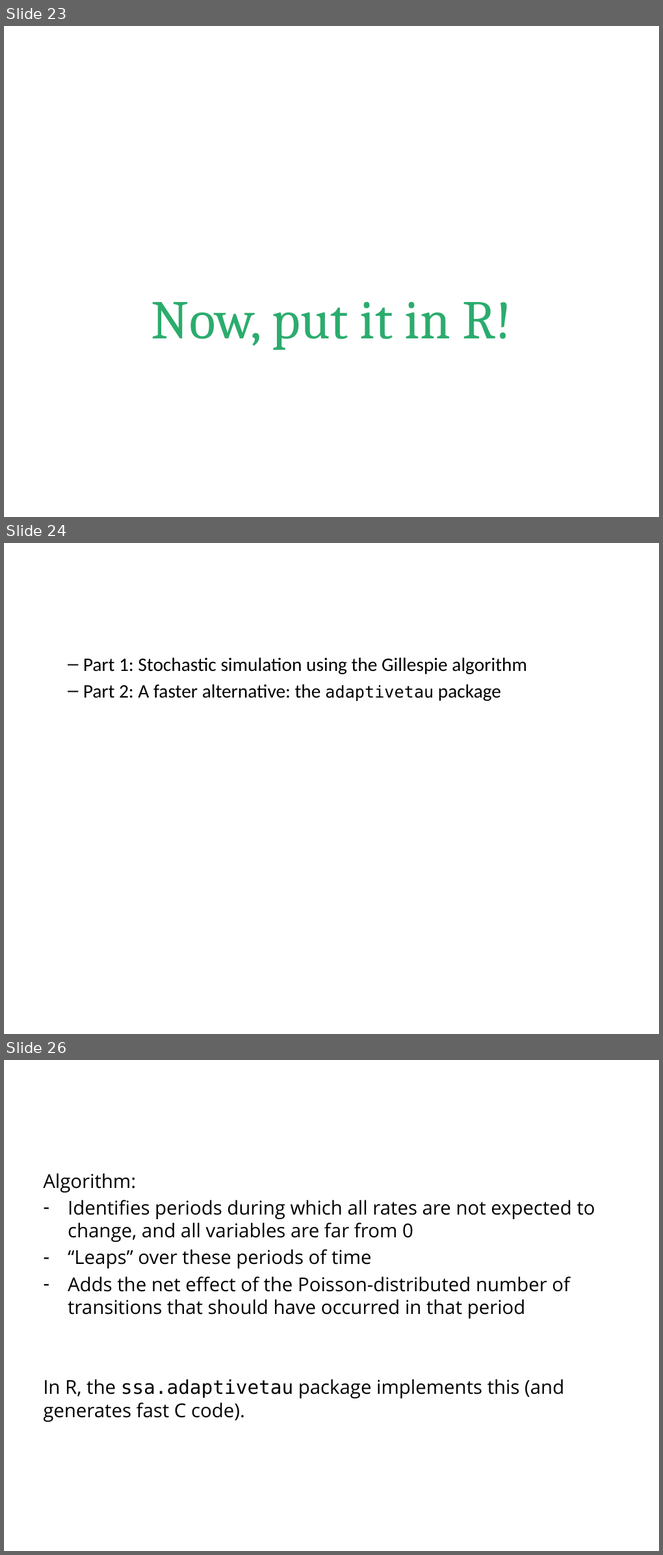
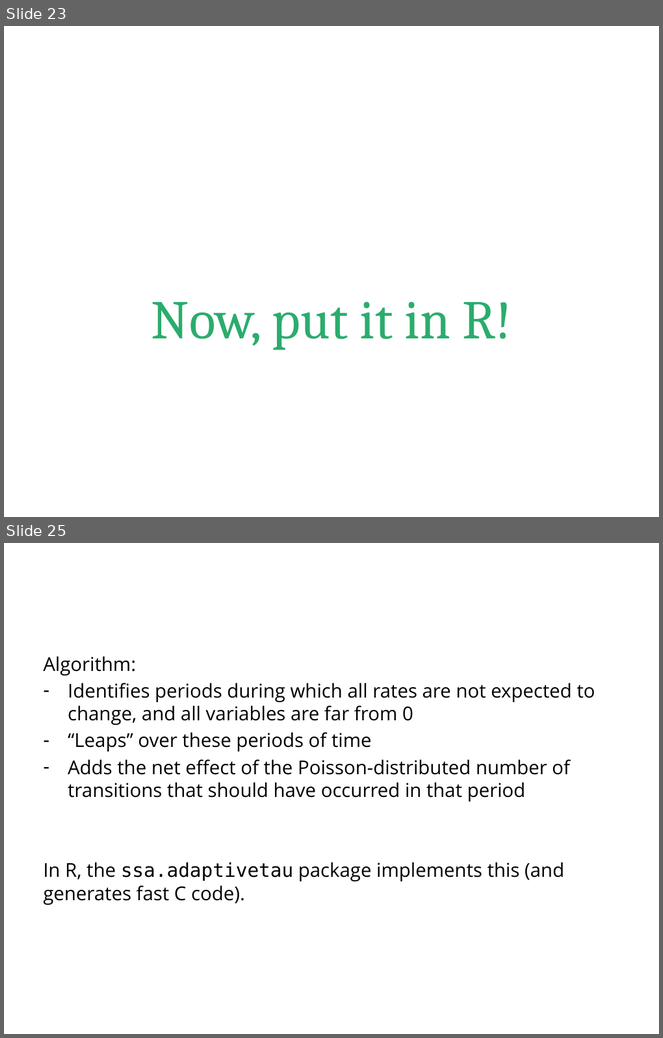
Before and after one commit to cmmid/mtm, a slide deck: slides/Lecture_10_StochasticContinuous.pptx. Shown one above the other, each under a label of ours: slides 23, 24 and 26 before the commit, slides 23 and 25 after it; the slides between them are not shown. The pictures are 663x1555 and 663x1038 pixels, drawn with LibreOffice and Linux fonts; fonts in the diff are those of the drawing; background and template pictures are left out. Boxes give left, top, right and bottom in pixels: in the first picture for what was removed or moved away, otherwise in the second. Text is boxed around its words. In the diff, an @@ line names an element or a change of style, - is before the commit and + after.

Commit message:
practical 10 updates

```diff
--- a/slides/Lecture_10_StochasticContinuous.pptx
+++ b/slides/Lecture_10_StochasticContinuous.pptx
@@ slide 24 removed at (4, 543, 659, 1034), background picture (left out) @@
@@ title removed at (36, 563, 517, 608) @@
-Practical structure
@@ text removed at (83, 657, 527, 702) @@
-  – Part 1: Stochastic simulation using the Gillespie algorithm
-  – Part 2: A faster alternative: the adaptivetau package
@@ what was slide 26 is now slide 25 @@
```
Also in this commit, not shown: 2 slides changed, 1 other file.
